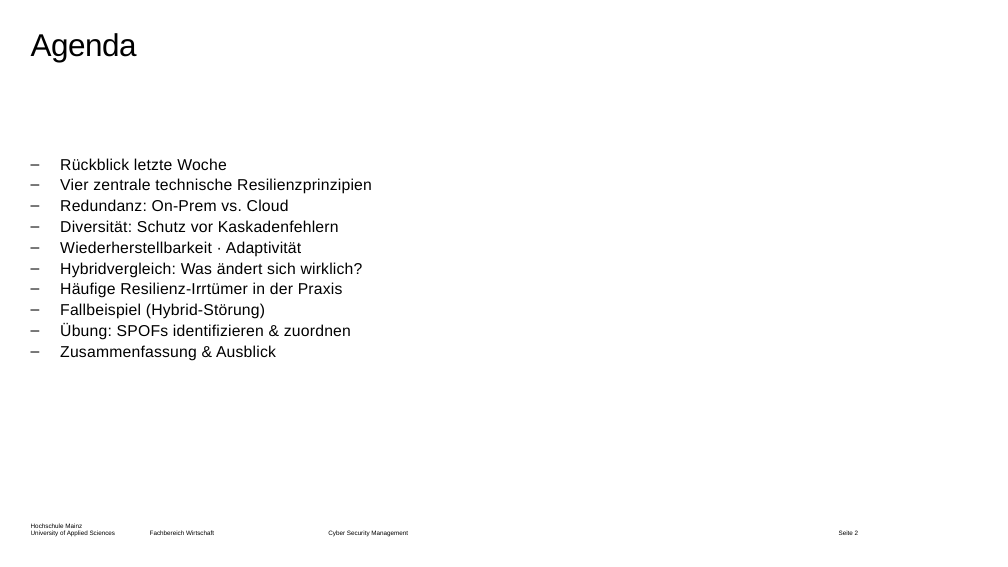
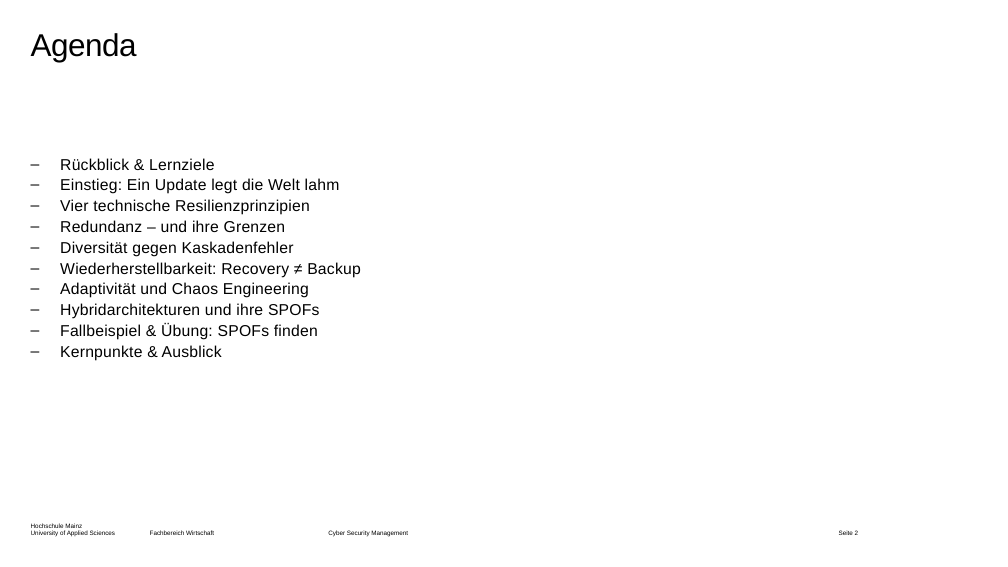
Before and after one commit to dlo-delphi/csm-cyber_resilienz-quarto, a slide deck: slide 2 of Präsentationen/Termin-03/_powerpoint/main.pptx. Drawn at 1008x567 pixels with LibreOffice and Linux fonts; fonts in the diff are those of the drawing; background and template pictures are left out. Boxes give left, top, right and bottom in pixels: in the first picture for what was removed or moved away, otherwise in the second. Text is boxed around its words. In the diff, an @@ line names an element or a change of style, - is before the commit and + after.

```diff
--- a/Präsentationen/Termin-03/_powerpoint/main.pptx
+++ b/Präsentationen/Termin-03/_powerpoint/main.pptx
@@ text at box(60, 158, 360, 361): text changed @@
-– Rückblick letzte Woche
-– Vier zentrale technische Resilienzprinzipien
-– Redundanz: On-Prem vs. Cloud
-– Diversität: Schutz vor Kaskadenfehlern
-– Wiederherstellbarkeit · Adaptivität
-– Hybridvergleich: Was ändert sich wirklich?
-– Häufige Resilienz-Irrtümer in der Praxis
-– Fallbeispiel (Hybrid-Störung)
-– Übung: SPOFs identifizieren & zuordnen
-– Zusammenfassung & Ausblick
+– Rückblick & Lernziele
+– Einstieg: Ein Update legt die Welt lahm
+– Vier technische Resilienzprinzipien
+– Redundanz – und ihre Grenzen
+– Diversität gegen Kaskadenfehler
+– Wiederherstellbarkeit: Recovery ≠ Backup
+– Adaptivität und Chaos Engineering
+– Hybridarchitekturen und ihre SPOFs
+– Fallbeispiel & Übung: SPOFs finden
+– Kernpunkte & Ausblick
```
Also in this commit, not shown: 13 other slides changed, 12 slides added, 1 slide removed, 30 other files.
